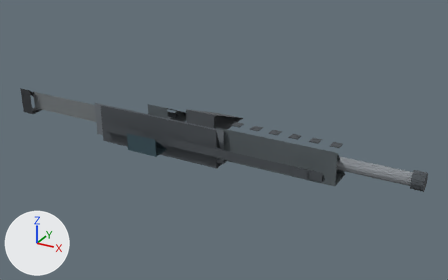
One commit to the OBJ model assets/weapons/models/cssbc_m4_sopmod.obj: the scene before it, then after it.
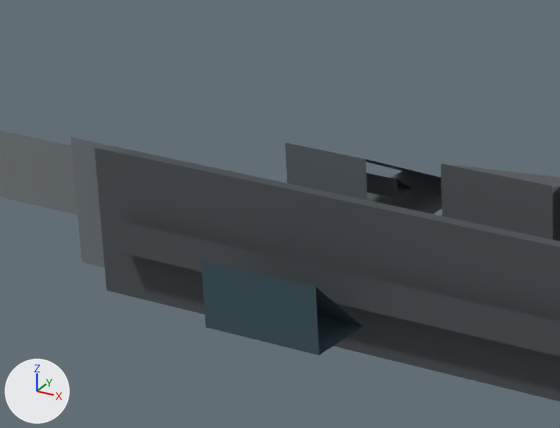
There are two pictures of each version: one whole from a 50 mm camera at (2.91, -4.46, 2.21) aimed at (0.36, 0.18, -0.11), one close up on the part from 17% to 48% of the width and 25% to 62% of the height. The lights are fixed; the arrows at lower left show +X, +Y and +Z. The older version's two pictures come first. Where no turn or scale is listed for an object, it has been applied to the vertices.

Objects in the first close-up: 'Grip', 'Mag', 'Optic', 'Rail', 'Receiver', 'Stock', 'Trigger', 'Upper'.
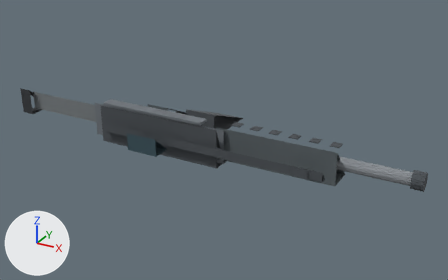
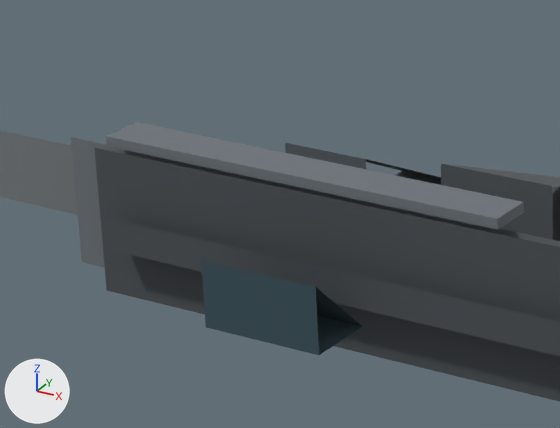
Commit message: Add distinctive silhouette component: M4 receiver bevel plates

Changed parts and their boxes [x1, y1, x2, y2] in the close-ups (560 x 428 px):
'M4 receiver bevel plates', added: after [106, 122, 524, 230]
'Grip', unchanged, covered by the edit: before [285, 143, 442, 214]; after [285, 143, 441, 185]

The change in detail:
Mesh me_m4_receiver_bevel_plates is new.
It is a box spanning x -0.7..0.35, y -0.23..-0.12, z 0.18..0.205.
It uses material mat_receiver (grey #6f767c).
Object 'M4 receiver bevel plates' (ob_m4_receiver_bevel_plates) is new; it shows me_m4_receiver_bevel_plates.
Its location is (0.0, 0.0, 0.0).
